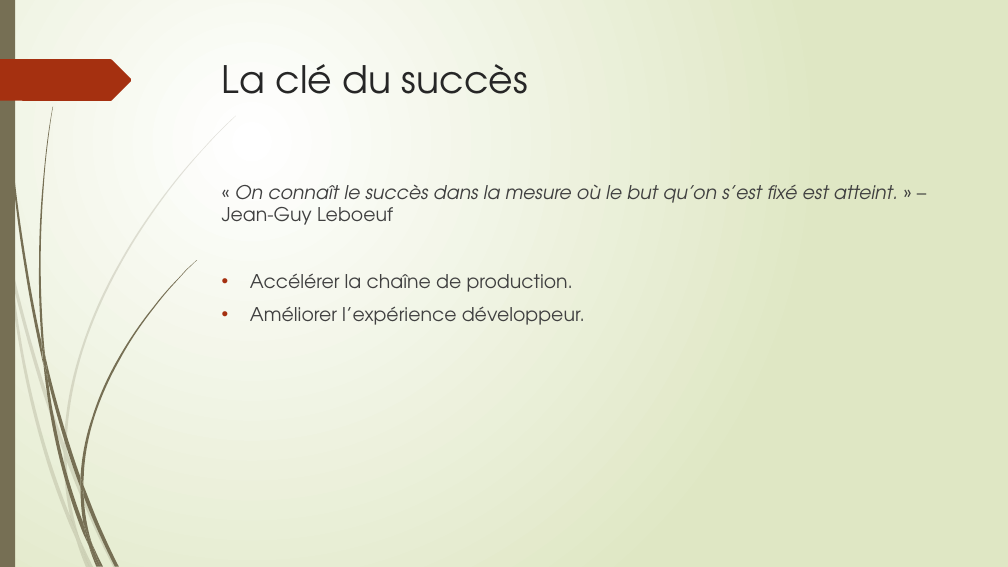
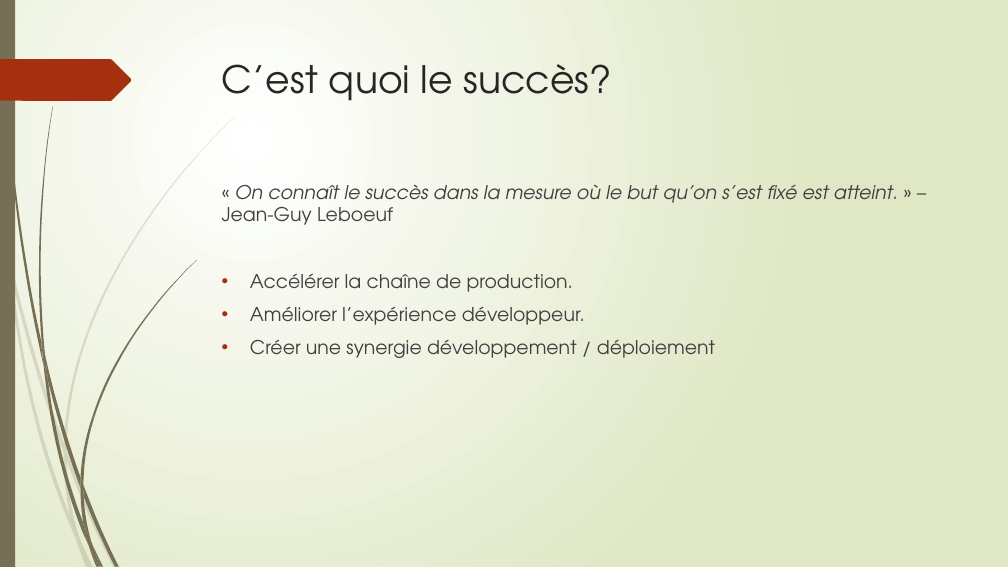
Before and after one commit to epsitec-sa/zou, a slide deck: slide 4 of .Documentation/zou ou la recette du succès.pptx. Drawn at 1008x567 pixels with LibreOffice and Linux fonts; fonts in the diff are those of the drawing. Boxes give left, top, right and bottom in pixels: in the first picture for what was removed or moved away, otherwise in the second. Text is boxed around its words. In the diff, an @@ line names an element or a change of style, - is before the commit and + after.

Commit message:
doc: update presentation.

```diff
--- a/.Documentation/zou ou la recette du succès.pptx
+++ b/.Documentation/zou ou la recette du succès.pptx
@@ title at <box>222,64,611,101</box>: text changed @@
-La clé du succès
+C’est quoi le succès?
@@ text at <box>250,339,715,358</box>: paragraph added @@
+• Créer une synergie développement / déploiement
```
Also in this commit, not shown: 6 other slides changed, 3 slides added.
